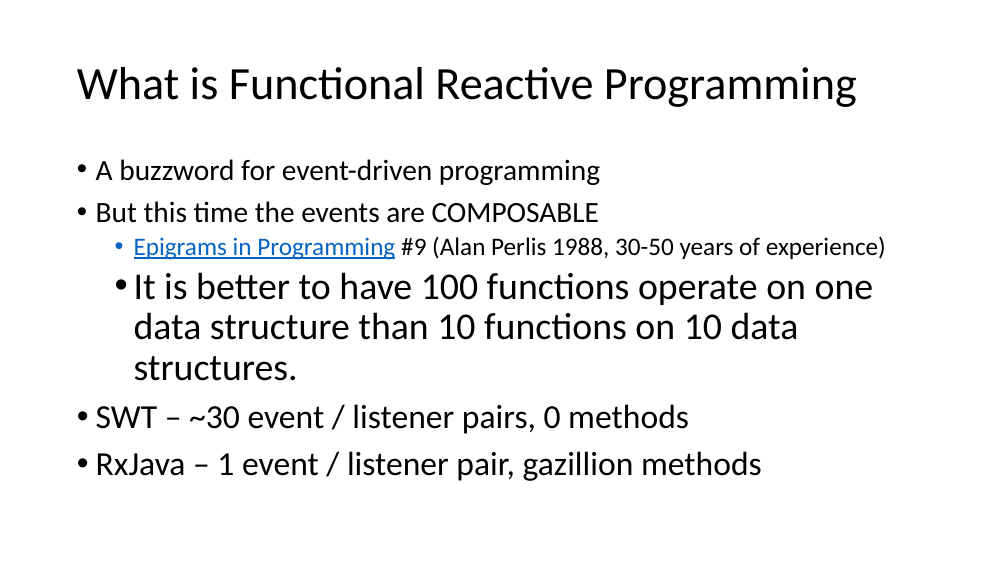
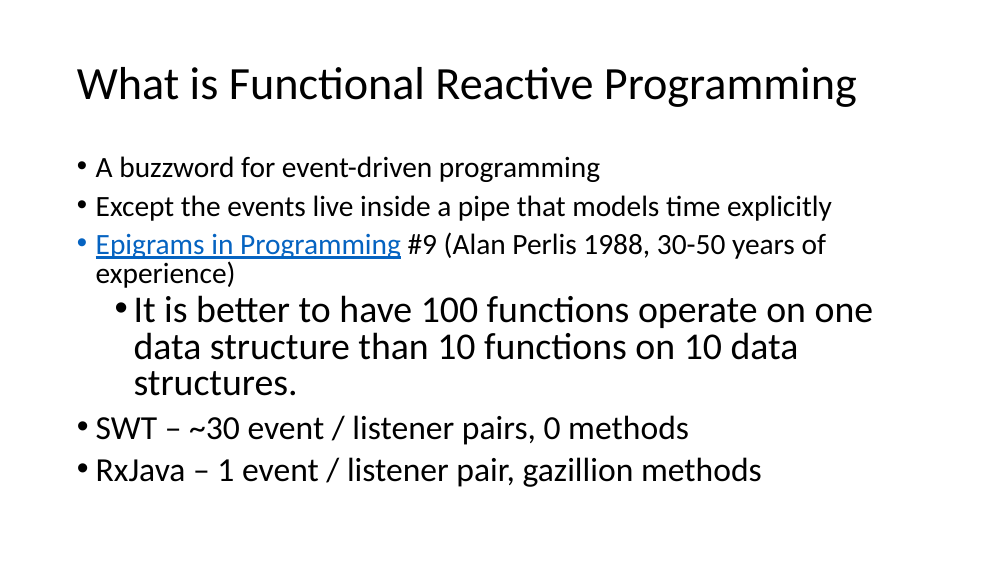
Before and after one commit to diffplug/rxjava-and-swt, a slide deck: slide 2 of RxJava and SWT.pptx. Drawn at 1008x567 pixels with LibreOffice and Linux fonts; fonts in the diff are those of the drawing. Boxes give left, top, right and bottom in pixels: in the first picture for what was removed or moved away, otherwise in the second. Text is boxed around its words. In the diff, an @@ line names an element or a change of style, - is before the commit and + after.

```diff
--- a/RxJava and SWT.pptx
+++ b/RxJava and SWT.pptx
@@ text at [96,156,874,487]: size 24 to 28 pt in "Epigrams in Programming #9 (Alan Perlis 1988, ..."; line spacing 0.9 to 0.8; list level 2 to 1 in "Epigrams in Programming #9 (Alan ..." @@
@@ text at [96,195,832,221]: text changed @@
-• But this time the events are COMPOSABLE
+• Except the events live inside a pipe that models time explicitly
```
Also in this commit, not shown: 6 other slides changed, 11 slides added, 1 slide removed.
